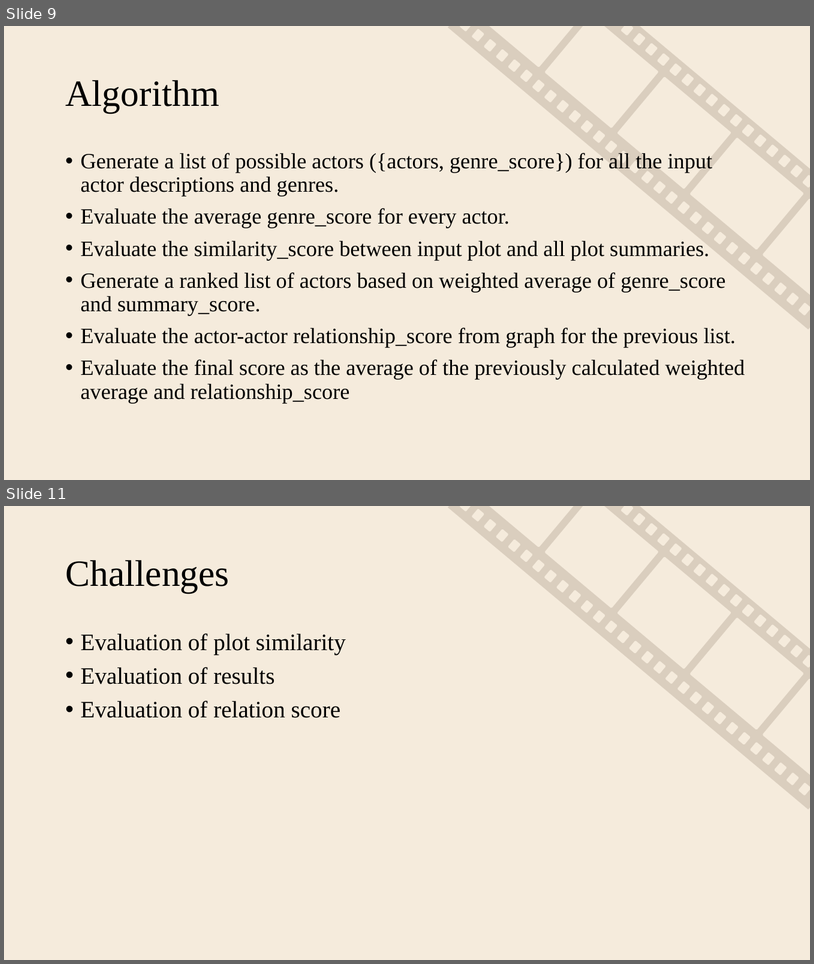
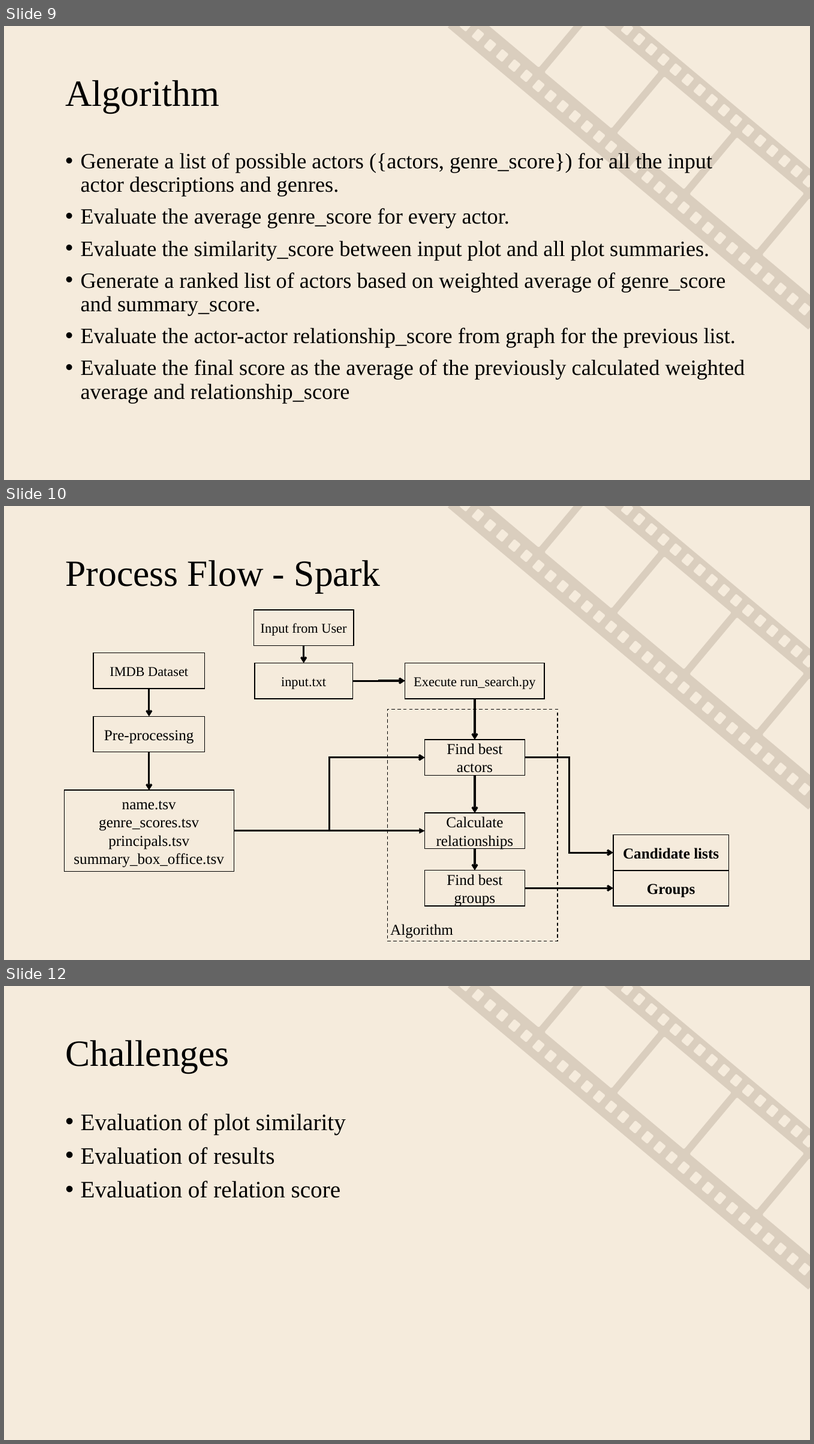
Before and after one commit to ChristofferHolmesland/movie-cast-generator, a slide deck: presentations/Search Engine for Movie Cast Generation.pptx. Shown one above the other, each under a label of ours: slides 9 and 11 before the commit, slides 9, 10 and 12 after it; the slides between them are not shown. The pictures are 814x964 and 814x1444 pixels, drawn with LibreOffice and Linux fonts; fonts in the diff are those of the drawing. Boxes give left, top, right and bottom in pixels: in the first picture for what was removed or moved away, otherwise in the second. Text is boxed around its words. In the diff, an @@ line names an element or a change of style, - is before the commit and + after.

```diff
--- a/presentations/Search Engine for Movie Cast Generation.pptx
+++ b/presentations/Search Engine for Movie Cast Generation.pptx
@@ slide 10 added at [4, 506, 810, 960], background #F5EBDC; not listed: 1 template element that a slide beside it also shows @@
@@ title added at [65, 560, 381, 592], 44 pt, text #000000 @@
+Process Flow - Spark
@@ rectangle added at [254, 610, 354, 646], outline #000000 1 pt, 16 pt, text #000000 @@
+Input from User
@@ arrow added from (304, 646) to (304, 663), #000000 2.25 pt @@
@@ rectangle added at [93, 653, 205, 688], outline #000000 1 pt, 16 pt, text #000000 @@
+IMDB Dataset
@@ rectangle added at [255, 663, 353, 699], outline #000000 1 pt, 16 pt, text #000000 @@
+input.txt
@@ rectangle added at [405, 663, 545, 699], outline #000000 1 pt, 16 pt, text #000000 @@
+Execute run_search.py
@@ elbow arrow added from (353, 681) to (405, 681), #000000 2.25 pt @@
@@ arrow added from (149, 688) to (149, 717), #000000 2.25 pt @@
@@ elbow arrow added from (475, 699) to (475, 739), #000000 2.25 pt @@
@@ rectangle added at [93, 717, 205, 752], outline #000000 1 pt, 18 pt, text #000000 @@
+Pre-processing
@@ rectangle added at [388, 709, 558, 941], outline #000000 1 pt dashed @@
@@ rectangle added at [425, 739, 525, 775], outline #000000 1 pt, 18 pt, text #000000 @@
+Find best actors
@@ arrow added from (149, 752) to (149, 790), #000000 2.25 pt @@
@@ elbow arrow added from (234, 831) to (425, 757), #000000 2.25 pt @@
@@ elbow arrow added from (525, 757) to (614, 853), #000000 2.25 pt @@
@@ arrow added from (475, 775) to (475, 813), #000000 2.25 pt @@
@@ rectangle added at [64, 790, 234, 871], outline #000000 1 pt, 18 pt, text #000000 @@
+name.tsv
+genre_scores.tsv
+principals.tsv
+summary_box_office.tsv
@@ rectangle added at [425, 813, 525, 849], outline #000000 1 pt, 18 pt, text #000000 @@
+Calculate relationships
@@ arrow added from (234, 831) to (425, 831), #000000 2.25 pt @@
@@ rectangle added at [614, 834, 729, 870], outline #000000 1 pt, 18 pt, text #000000, bold @@
+Candidate lists
@@ arrow added from (475, 849) to (475, 870), #000000 2.25 pt @@
@@ rectangle added at [425, 870, 525, 906], outline #000000 1 pt, 18 pt, text #000000 @@
+Find best groups
@@ rectangle added at [614, 870, 729, 906], outline #000000 1 pt, 18 pt, text #000000, bold @@
+Groups
@@ arrow added from (525, 888) to (614, 888), #000000 2.25 pt @@
@@ text added at [390, 924, 453, 938], 18 pt, text #000000 @@
+Algorithm
@@ what was slide 11 is now slide 12 @@
```
Also in this commit, not shown: 1 slide changed, 8 other files.
